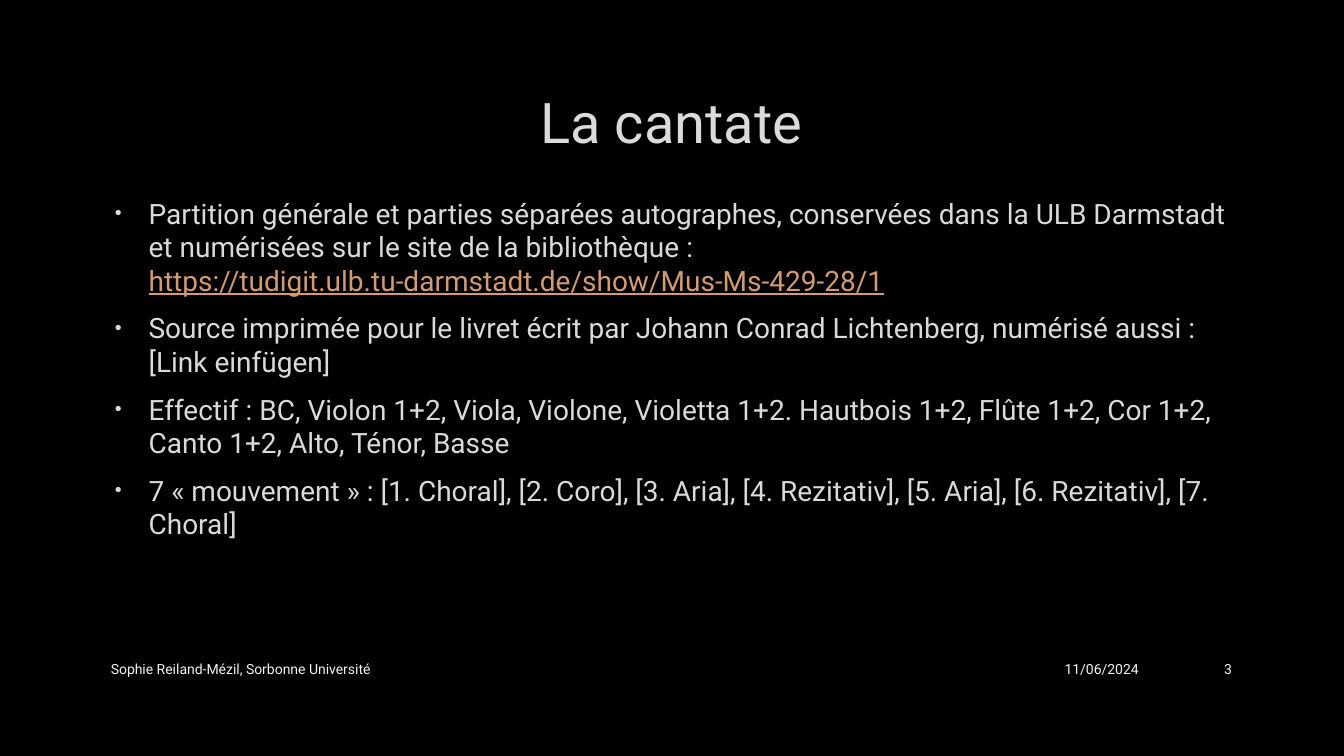
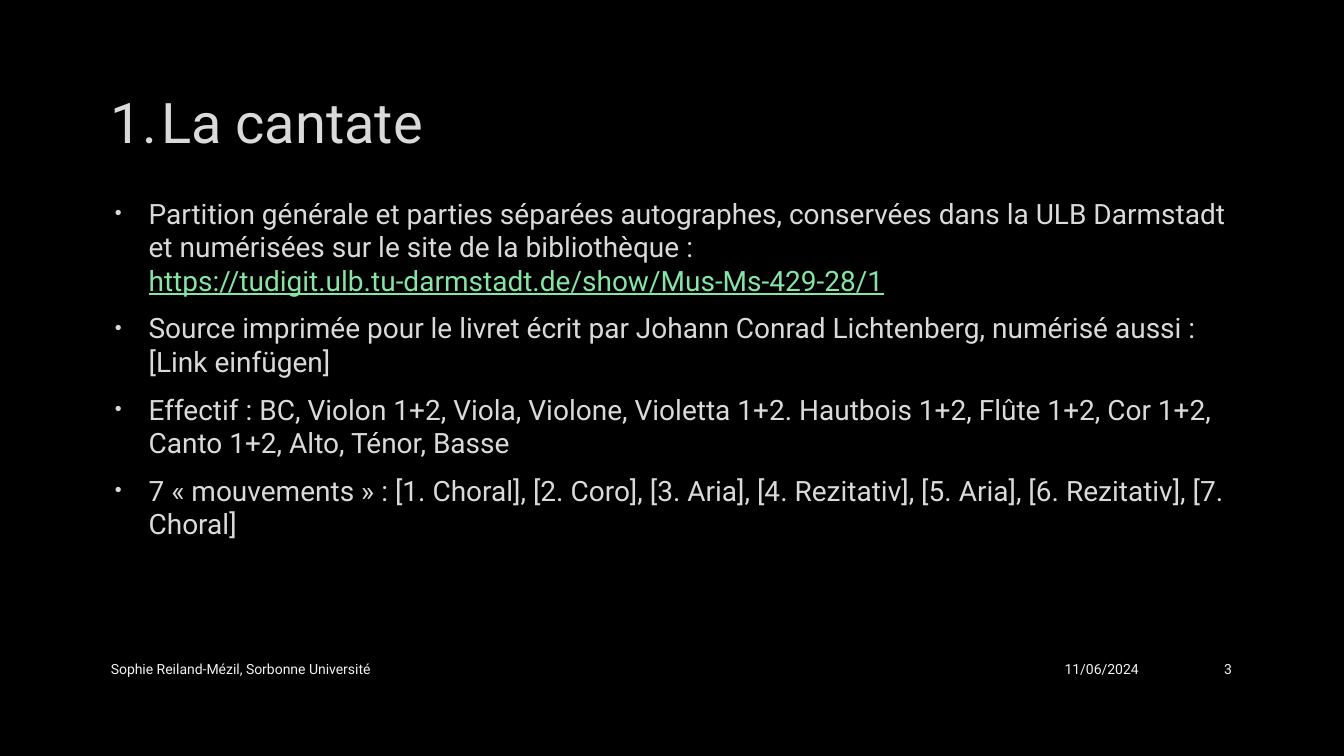
Before and after one commit to SophieReiland/graupner, a slide deck: slide 3 of presentations/Présentation_groupe_MEI.pptx. Drawn at 1344x756 pixels with LibreOffice and Linux fonts; fonts in the diff are those of the drawing; background and template pictures are left out. Boxes give left, top, right and bottom in pixels: in the first picture for what was removed or moved away, otherwise in the second. Text is boxed around its words. In the diff, an @@ line names an element or a change of style, - is before the commit and + after.

```diff
--- a/presentations/Présentation_groupe_MEI.pptx
+++ b/presentations/Présentation_groupe_MEI.pptx
@@ title at bbox=[111, 103, 423, 144]: text changed @@
-La cantate
+1. La cantate
@@ text at bbox=[149, 203, 1225, 297]: text colour #D29B73 to #85E4A6 in "https://tudigit.ulb.tu-darmstadt.de/show/Mus-Ms-429-28/1" @@
@@ text at bbox=[149, 478, 1224, 539]: text changed @@
-• 7 « mouvement » : [1. Choral], [2. Coro], [3. Aria], [4. Rezitativ], [5. Aria], [6. Rezitativ], [7. Choral]
+• 7 « mouvements » : [1. Choral], [2. Coro], [3. Aria], [4. Rezitativ], [5. Aria], [6. Rezitativ], [7. Choral]
```
Also in this commit, not shown: 18 other slides changed, 10 slides added.
